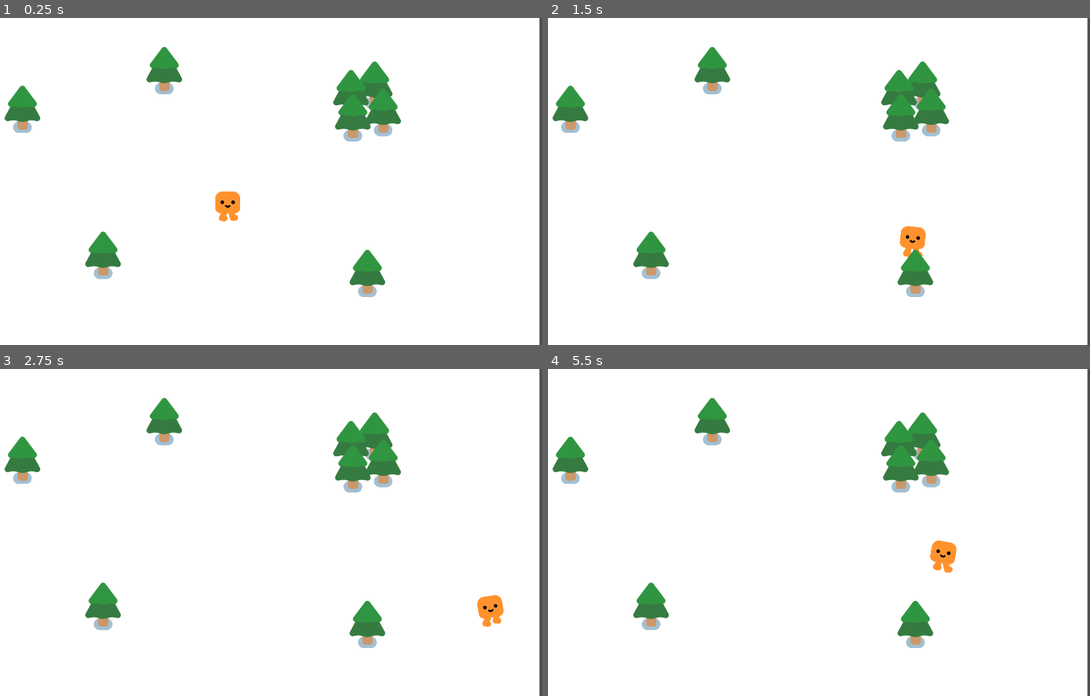
Above: before the commit, frames 1-4 (two rows, left to right).
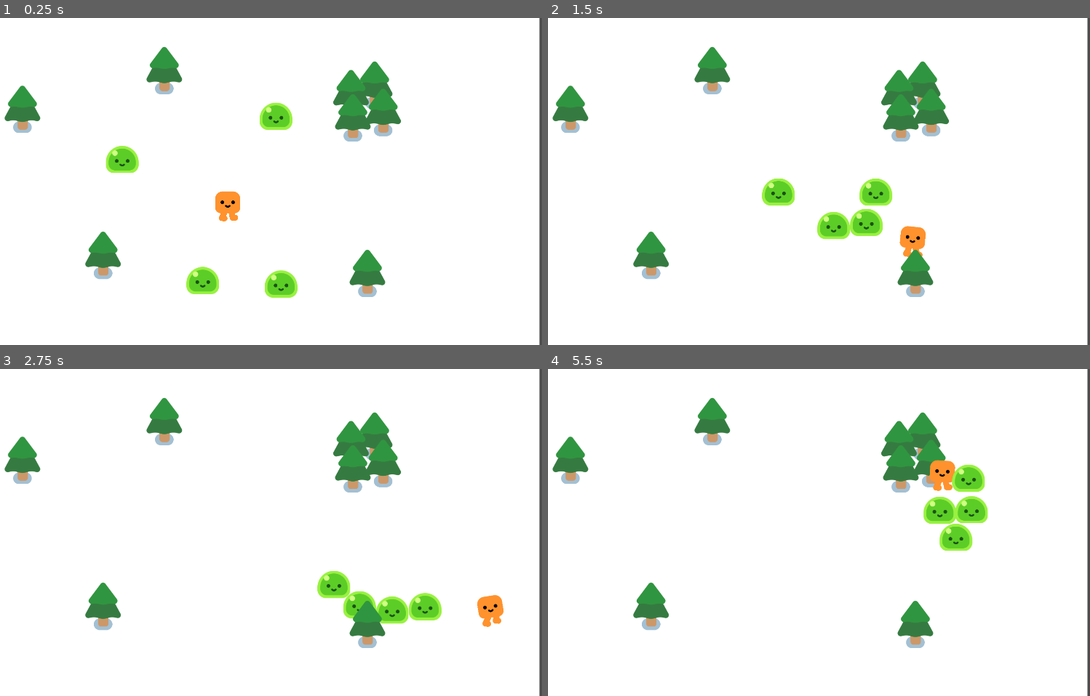
Above: after the commit, the same moments.

Repository: Matheus-Felipe-C/vampire-survival-tutorial
Game: Godot game, scene res://survivor_game.tscn
Same seed, same stepped clock (60 frames per second), same inputs: the game is played once before the commit and once after it.
Inputs:
- Up to frame 1 (0.25 s): no input
- Up to frame 2 (1.5 s): hold D (move_right) 0.53-1.28 s; hold S (move_down) from 1.28 s (still down)
- Up to frame 3 (2.75 s): release S (move_down) at 2.03 s; hold D (move_right) from 2.03 s (still down)
- Up to frame 4 (5.5 s): release D (move_right) at 2.78 s; hold W (move_up) 2.78-3.53 s; hold A (move_left) 3.53-5.03 s; hold S (move_down) from 5.03 s (still down)

The runs differ from the first frame. In frame 1, 1.7% of the frame differs, in the area x 19-55%, y 25-86%; in frame 2, 1.7%; in frame 3, 1.6%; in frame 4, 2.4%, in the area x 69-82%, y 27-63%.

Commit message:
Added mobs that follow the player

Diff:
--- /dev/null
+++ b/Mob.gd
@@ -0,0 +1,8 @@
+extends CharacterBody2D
+
+@onready var player = get_node("/root/Game/Player")
+
+func _physics_process(delta):
+    var direction = global_position.direction_to(player.global_position)
+    velocity = direction * 300.0
+    move_and_slide()
--- /dev/null
+++ b/mob.tscn
@@ -0,0 +1,16 @@
+[gd_scene load_steps=4 format=3 uid="uid://bunwij3sms2k7"]
+
+[ext_resource type="Script" path="res://Mob.gd" id="1_m0ind"]
+[ext_resource type="PackedScene" uid="uid://ogik4s70pgwl" path="res://characters/slime/slime.tscn" id="2_q3ggy"]
+
+[sub_resource type="CircleShape2D" id="CircleShape2D_hpnkn"]
+radius = 52.0384
+
+[node name="Mob" type="CharacterBody2D"]
+script = ExtResource("1_m0ind")
+
+[node name="Slime" parent="." instance=ExtResource("2_q3ggy")]
+
+[node name="CollisionShape2D" type="CollisionShape2D" parent="."]
+position = Vector2(-1, -28)
+shape = SubResource("CircleShape2D_hpnkn")
--- a/survivor_game.tscn
+++ b/survivor_game.tscn
@@ -1,7 +1,8 @@
-[gd_scene load_steps=3 format=3 uid="uid://byc8cp6k8hg51"]
+[gd_scene load_steps=4 format=3 uid="uid://byc8cp6k8hg51"]
 
 [ext_resource type="PackedScene" uid="uid://bqtkvvkiv4msq" path="res://Player.tscn" id="1_ofywy"]
 [ext_resource type="PackedScene" uid="uid://cn6c1yfyghjgn" path="res://pine_tree.tscn" id="2_61u80"]
+[ext_resource type="PackedScene" uid="uid://bunwij3sms2k7" path="res://mob.tscn" id="3_q2tol"]
 
 [node name="Game" type="Node2D"]
 y_sort_enabled = true
@@ -36,3 +37,15 @@
 
 [node name="PineTree8" parent="." instance=ExtResource("2_61u80")]
 position = Vector2(1296, 397)
+
+[node name="Mob" parent="." instance=ExtResource("3_q2tol")]
+position = Vector2(467, 472)
+
+[node name="Mob2" parent="." instance=ExtResource("3_q2tol")]
+position = Vector2(1077, 294)
+
+[node name="Mob3" parent="." instance=ExtResource("3_q2tol")]
+position = Vector2(1102, 976)
+
+[node name="Mob4" parent="." instance=ExtResource("3_q2tol")]
+position = Vector2(776, 974)
